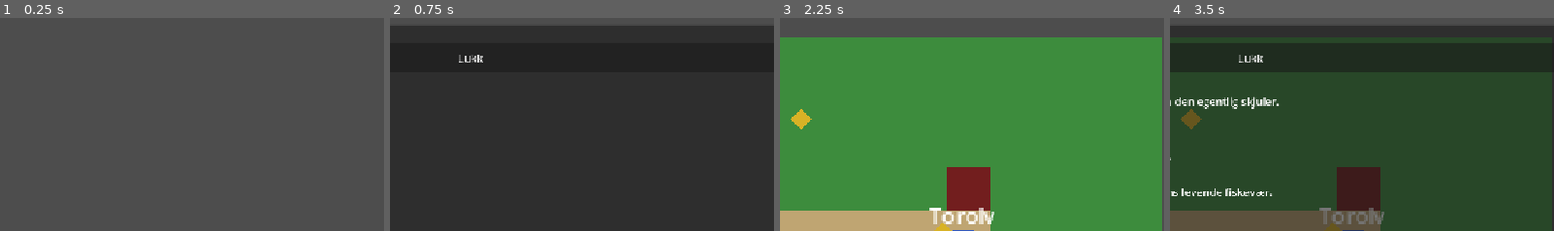
Above: before the commit, frames 1-4 (left to right).
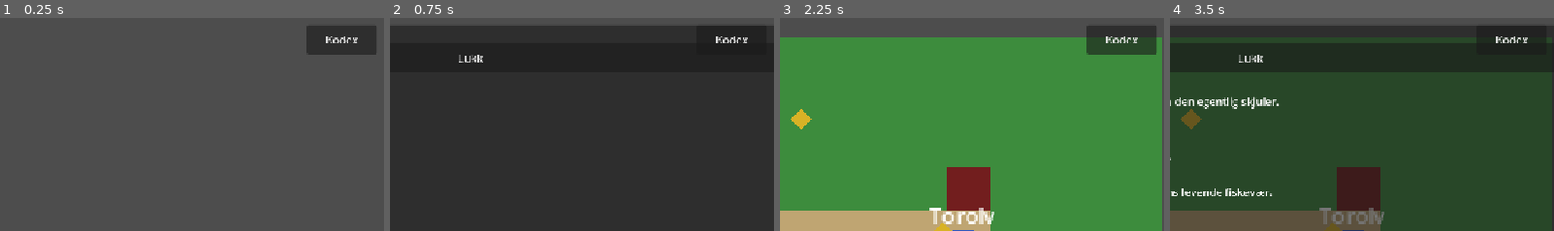
Above: after the commit, the same moments.

Repository: AtlasInMind/norse-game
Game: Godot game, scene res://scenes/main_menu.tscn
The game is run twice, just before and just after one commit, with the same random seed, the same clock (stepped at 60 frames per second) and the same inputs.
Inputs:
- Up to frame 1 (0.25 s): no input
- Up to frame 2 (0.75 s): click "Oppdrag" at 0.5 s
- Up to frame 3 (2.25 s): click "Lukk" at 1.25 s; click "Nytt spill" at 2 s
- Up to frame 4 (3.5 s): click "Oppdrag" at 2.75 s
The pictures show only the part of the screen within x 40-90%, y 0-50%; the shares and areas given below are measured in that part.

The runs differ from the first frame. In frame 1, 2.4% of the frame differs, in the area x 79-98%, y 3-18%; in frame 2, 0.2%; in frame 3, 2.5%; in frame 4, 0.5%.

Commit message:
Implementer oppdagelseslogg/kodex for historiske faktapåstander (issue #16)
Legger til en kodex (autoload DiscoveryLog + CodexUI) som samler alle
HistoricalClaim-er spilleren har møtt i dialog, gruppert per sted i
oppdagelsesrekkefølge, jf. quest_opportunities.md del 1 punkt 5: dypere
historisk kontekst skal være tilgjengelig i eget tempo, ikke bare
inline i dialogen der den først vises. Åpnes via en "Kodex"-knapp
eller K-tasten.

Sikkerhetsgrad-visningen (farge+tekst) er flyttet fra dialogue_ui.gd
til HistoricalClaim som delte konstanter, slik at kodex og dialog
bruker nøyaktig samme visuelle språk. DiscoveryLog nullstilles nå også
av "Nytt spill", i tråd med QuestManager/CurrentEra. Kodex og
oppdragslogg lukker hverandre gjensidig for å unngå to fullskjerms-
paneler samtidig; era-bytte blokkeres nå også mens kodex er åpen.

Co-Authored-By: Claude Sonnet 5 <noreply@anthropic.com>
Claude-Session: https://claude.ai/code/session_014qgPGoKn3nZmKBvgbYEBQp

Diff:
--- a/game/project.godot
+++ b/game/project.godot
@@ -24,6 +24,8 @@
 DialogueUI="*res://scripts/dialogue_ui.gd"
 SettingsSystem="*res://scripts/settings_system.gd"
 QuestLogUI="*res://scripts/quest_log_ui.gd"
+DiscoveryLog="*res://scripts/discovery_log.gd"
+CodexUI="*res://scripts/codex_ui.gd"
 
 [rendering]
 
--- /dev/null
+++ b/game/scripts/codex_ui.gd
@@ -0,0 +1,144 @@
+extends CanvasLayer
+
+## Global kodex-UI (autoload "CodexUI") for oppdagede historiske
+## faktapåstander, jf. quest_opportunities.md del 1 punkt 5 (valgfri,
+## spillerstyrt fordypning i eget tempo) og punkt 6 (sikkerhetsgrad alltid
+## synlig). Bygget i kode etter samme plassholderaktige mønster som
+## dialogue_ui.gd og quest_log_ui.gd, jf. CLAUDE.md om placeholder-grafikk
+## fram til M3.
+##
+## Panelet er satt til nesten full skjermhøyde (samme løsning som
+## quest_log_ui.gd) siden Control.clip_contents ikke klipper synlig
+## overskytende innhold i denne gl_compatibility-web-eksporten.
+
+var _toggle_button: Button
+var _barrier: Control
+var _entries_box: VBoxContainer
+
+
+func _ready() -> void:
+	layer = 80
+
+	_toggle_button = Button.new()
+	_toggle_button.text = "Kodex"
+	_toggle_button.custom_minimum_size = Vector2(0, 44)
+	_toggle_button.set_anchors_preset(Control.PRESET_TOP_RIGHT)
+	_toggle_button.grow_horizontal = Control.GROW_DIRECTION_BEGIN
+	_toggle_button.offset_left = -240
+	_toggle_button.offset_right = -136
+	_toggle_button.offset_top = 16
+	_toggle_button.offset_bottom = 60
+	_toggle_button.pressed.connect(toggle_codex)
+	add_child(_toggle_button)
+
+	_barrier = Control.new()
+	_barrier.set_anchors_preset(Control.PRESET_FULL_RECT)
+	_barrier.mouse_filter = Control.MOUSE_FILTER_STOP
+	_barrier.visible = false
+	add_child(_barrier)
+
+	var panel := PanelContainer.new()
+	panel.set_anchors_preset(Control.PRESET_FULL_RECT)
+	panel.offset_left = 16
+	panel.offset_right = -16
+	panel.offset_top = 16
+	panel.offset_bottom = -16
+	_barrier.add_child(panel)
+
+	var outer_layout := VBoxContainer.new()
+	panel.add_child(outer_layout)
+
+	var header := Label.new()
+	header.text = "Kodex"
+	outer_layout.add_child(header)
+
+	var close_button := Button.new()
+	close_button.text = "Lukk"
+	close_button.custom_minimum_size = Vector2(0, 44)
+	close_button.pressed.connect(close_codex)
+	outer_layout.add_child(close_button)
+
+	var scroll := ScrollContainer.new()
+	scroll.size_flags_vertical = Control.SIZE_EXPAND_FILL
+	scroll.horizontal_scroll_mode = ScrollContainer.SCROLL_MODE_DISABLED
+	outer_layout.add_child(scroll)
+
+	_entries_box = VBoxContainer.new()
+	_entries_box.size_flags_horizontal = Control.SIZE_EXPAND_FILL
+	scroll.add_child(_entries_box)
+
+	DiscoveryLog.claim_discovered.connect(_on_claim_discovered)
+
+
+func _unhandled_input(event: InputEvent) -> void:
+	if DialogueUI.is_open():
+		return
+	if event is InputEventKey and event.pressed and not event.echo and event.keycode == KEY_K:
+		toggle_codex()
+
+
+func toggle_codex() -> void:
+	if _barrier.visible:
+		close_codex()
+	else:
+		open_codex()
+
+
+func open_codex() -> void:
+	# Unngår to fullskjerms-paneler oppå hverandre samtidig.
+	QuestLogUI.close_log()
+	_refresh()
+	_barrier.visible = true
+
+
+func close_codex() -> void:
+	_barrier.visible = false
+
+
+func is_open() -> bool:
+	return _barrier.visible
+
+
+func _on_claim_discovered(_claim: HistoricalClaim) -> void:
+	if _barrier.visible:
+		_refresh()
+
+
+func _refresh() -> void:
+	for child in _entries_box.get_children():
+		child.queue_free()
+
+	var claims := DiscoveryLog.get_discovered_claims()
+	if claims.is_empty():
+		var empty_label := Label.new()
+		empty_label.text = "Ingen oppdagelser ennå."
+		_entries_box.add_child(empty_label)
+		return
+
+	# Grupperer per sted, i den rekkefølgen stedene først ble oppdaget - dette
+	# følger spillerens faktiske utforskingsrekkefølge, i stedet for en
+	# alfabetisk sortering som ikke ville gjort det.
+	var places_seen: Array[String] = []
+	var claims_by_place: Dictionary = {}
+	for claim in claims:
+		if not claims_by_place.has(claim.place):
+			places_seen.append(claim.place)
+			claims_by_place[claim.place] = []
+		claims_by_place[claim.place].append(claim)
+
+	for place in places_seen:
+		var place_label := Label.new()
+		place_label.text = place
+		_entries_box.add_child(place_label)
+		for claim in claims_by_place[place]:
+			_entries_box.add_child(_build_claim_entry(claim))
+
+
+func _build_claim_entry(claim: HistoricalClaim) -> Label:
+	var label := Label.new()
+	var certainty_text: String = HistoricalClaim.CERTAINTY_LABELS.get(claim.certainty, "?")
+	var sources_text: String = ", ".join(claim.source_ids)
+	label.text = "[%s] %s (%s)" % [certainty_text, claim.claim_text, sources_text]
+	label.autowrap_mode = TextServer.AUTOWRAP_WORD
+	label.modulate = HistoricalClaim.CERTAINTY_COLORS.get(claim.certainty, Color.WHITE)
+	return label
--- a/game/scripts/dialogue_ui.gd
+++ b/game/scripts/dialogue_ui.gd
@@ -6,20 +6,6 @@
 ## placeholder-grafikk fram til M3). Viser sikkerhetsgrad ved siden av enhver
 ## historisk faktapåstand, jf. designprinsipp 6 i
 ## docs/concepts/quest_opportunities.md del 1.
-
-const CERTAINTY_LABELS := {
-	HistoricalClaim.Certainty.ESTABLISHED: "Fastslått",
-	HistoricalClaim.Certainty.PROBABLE: "Sannsynlig",
-	HistoricalClaim.Certainty.DEBATED: "Omdiskutert",
-	HistoricalClaim.Certainty.MYTH: "Myte",
-}
-
-const CERTAINTY_COLORS := {
-	HistoricalClaim.Certainty.ESTABLISHED: Color(0.4, 0.75, 0.45),
-	HistoricalClaim.Certainty.PROBABLE: Color(0.8, 0.8, 0.35),
-	HistoricalClaim.Certainty.DEBATED: Color(0.85, 0.6, 0.25),
-	HistoricalClaim.Certainty.MYTH: Color(0.85, 0.35, 0.35),
-}
 
 var _barrier: Control
 var _speaker_label: Label
@@ -88,6 +74,7 @@
 		child.queue_free()
 	for claim in node.related_claims:
 		_claims_box.add_child(_build_claim_label(claim))
+		DiscoveryLog.register_claim(claim)
 
 	if not node.completion_condition.is_empty():
 		QuestManager.mark_condition(node.completion_condition)
@@ -124,9 +111,9 @@
 
 func _build_claim_label(claim: HistoricalClaim) -> Label:
 	var label := Label.new()
-	var certainty_text: String = CERTAINTY_LABELS.get(claim.certainty, "?")
+	var certainty_text: String = HistoricalClaim.CERTAINTY_LABELS.get(claim.certainty, "?")
 	var sources_text: String = ", ".join(claim.source_ids)
 	label.text = "[%s] %s (%s)" % [certainty_text, claim.claim_text, sources_text]
 	label.autowrap_mode = TextServer.AUTOWRAP_WORD
-	label.modulate = CERTAINTY_COLORS.get(claim.certainty, Color.WHITE)
+	label.modulate = HistoricalClaim.CERTAINTY_COLORS.get(claim.certainty, Color.WHITE)
 	return label
--- /dev/null
+++ b/game/scripts/discovery_log.gd
@@ -0,0 +1,31 @@
+extends Node
+
+## Globalt register over hvilke HistoricalClaim-er spilleren har møtt i dialog
+## denne økten (autoload "DiscoveryLog"), jf. "oppdagelses"-logg-prinsippet i
+## docs/concepts/quest_opportunities.md del 1 punkt 5: dypere historisk
+## kontekst skal være tilgjengelig i eget tempo, ikke bare inline i dialogen
+## der den først vises. Rent tilstandshold, uten UI - se codex_ui.gd for
+## presentasjonen, etter samme adskillelse som QuestManager/QuestLogUI.
+
+signal claim_discovered(claim: HistoricalClaim)
+
+var _discovered_claims: Array[HistoricalClaim] = []
+
+
+## Brukes av "Nytt spill" i hovedmenyen, jf. QuestManager.reset() - uten dette
+## ville kodex-oppføringer fra en tidligere gjennomspilling i samme
+## nettleserøkt feilaktig fortsatt vises etter at spilleren startet på nytt.
+func reset() -> void:
+	_discovered_claims.clear()
+
+
+func register_claim(claim: HistoricalClaim) -> void:
+	if claim == null or _discovered_claims.has(claim):
+		return
+	_discovered_claims.append(claim)
+	claim_discovered.emit(claim)
+
+
+## Returnerer en kopi slik at kallere ikke kan mutere DiscoveryLogs interne tilstand.
+func get_discovered_claims() -> Array[HistoricalClaim]:
+	return _discovered_claims.duplicate()
--- a/game/scripts/era_transition_controller.gd
+++ b/game/scripts/era_transition_controller.gd
@@ -25,7 +25,7 @@
 
 
 func _unhandled_input(event: InputEvent) -> void:
-	if _is_transitioning or DialogueUI.is_open() or QuestLogUI.is_open():
+	if _is_transitioning or DialogueUI.is_open() or QuestLogUI.is_open() or CodexUI.is_open():
 		return
 	if event is InputEventKey and event.pressed and not event.echo and event.keycode == KEY_E:
 		_toggle_era()
--- a/game/scripts/historical_claim.gd
+++ b/game/scripts/historical_claim.gd
@@ -8,6 +8,24 @@
 	PROBABLE,
 	DEBATED,
 	MYTH,
+}
+
+## Delt visuelt språk for sikkerhetsgrad (farge+tekst, ikke bare farge, jf.
+## tilgjengelighetsprinsippet i godot_mobile_technical_research.md punkt 13),
+## brukt av både dialogue_ui.gd og codex_ui.gd slik at en påstand ser lik ut
+## uansett hvor den vises.
+const CERTAINTY_LABELS := {
+	Certainty.ESTABLISHED: "Fastslått",
+	Certainty.PROBABLE: "Sannsynlig",
+	Certainty.DEBATED: "Omdiskutert",
+	Certainty.MYTH: "Myte",
+}
+
+const CERTAINTY_COLORS := {
+	Certainty.ESTABLISHED: Color(0.4, 0.75, 0.45),
+	Certainty.PROBABLE: Color(0.8, 0.8, 0.35),
+	Certainty.DEBATED: Color(0.85, 0.6, 0.25),
+	Certainty.MYTH: Color(0.85, 0.35, 0.35),
 }
 
 ## Selve påstandsteksten, slik den kan vises i dialog, oppdrag eller en "oppdagelses"-UI.
--- a/game/scripts/main_menu.gd
+++ b/game/scripts/main_menu.gd
@@ -93,6 +93,7 @@
 	SaveSystem.delete_save()
 	QuestManager.reset()
 	CurrentEra.reset()
+	DiscoveryLog.reset()
 	get_tree().change_scene_to_file(LOCATION_SCENE_PATH)
 
 
--- a/game/scripts/quest_log_ui.gd
+++ b/game/scripts/quest_log_ui.gd
@@ -88,6 +88,8 @@
 
 
 func open_log() -> void:
+	# Unngår to fullskjerms-paneler oppå hverandre samtidig.
+	CodexUI.close_codex()
 	_refresh()
 	_barrier.visible = true
 
Not shown, added: game/scripts/codex_ui.gd.uid
Not shown, added: game/scripts/discovery_log.gd.uid
